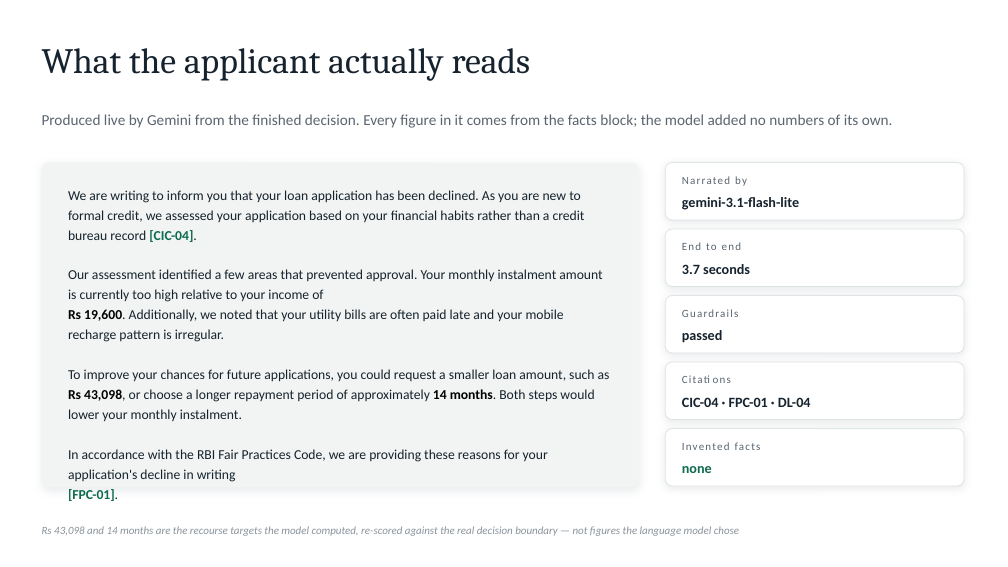
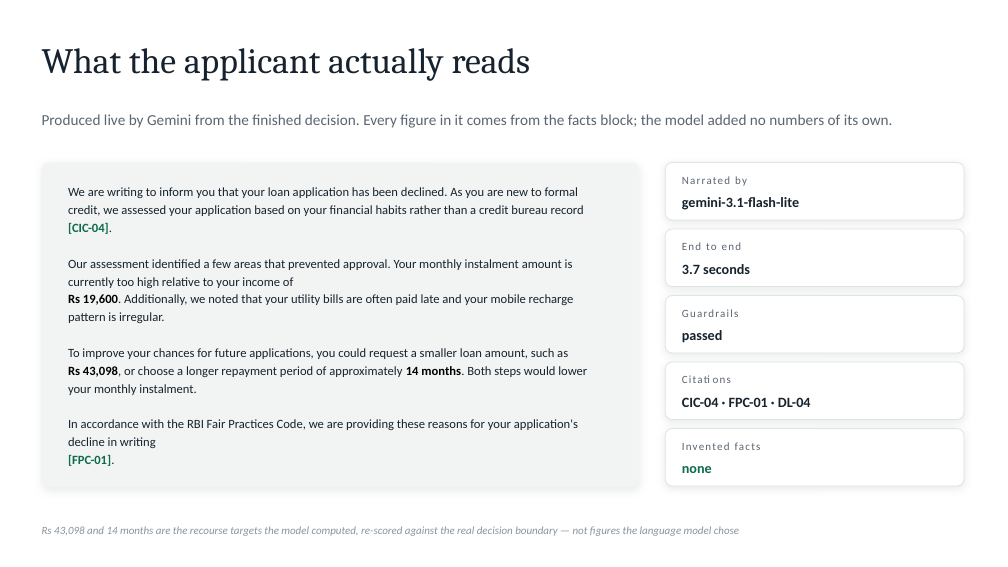
Before and after one commit to Nishantttt-ui/pratyaya, a slide deck: slide 22 of docs/Pratyaya-Synchrony-Hackathon.pptx. Drawn at 1008x567 pixels with LibreOffice and Linux fonts; fonts in the diff are those of the drawing. Boxes give left, top, right and bottom in pixels: in the first picture for what was removed or moved away, otherwise in the second. Text is boxed around its words. In the diff, an @@ line names an element or a change of style, - is before the commit and + after.

Commit message:
Fix seven rendering defects found by viewing the deck
Rendered all 33 slides through PowerPoint to PDF and rasterised them,
which surfaced defects that coordinate arithmetic could not:

- Consent-flow slide printed raw hex colour codes ("E3F0E9", "FFFFFF")
  as body text: the fill value was passed in the subtitle argument.
- SHAP contribution chart drew bars from a cumulative baseline, so a
  -0.19 contribution rendered to the right of zero, the opposite of
  what the slide's own subtitle promises. Bars are now anchored at zero.
- Mitigation scatter placed labels by an alternating rule that put
  "Alternative data" on top of "CorrelationRemover", dropped
  "ExponentiatedGradient" onto the x-axis, and used arrow glyphs the
  deck font renders as empty boxes. Labels are now hand-placed and the
  axis directions are spelled out.
- Mitigation table was overlapped by its takeaway callout, slicing the
  last row in half. Table and callouts re-spaced.
- Applicant notice overflowed its card and ran into the footnote.
- Real-data annotation was drawn behind the bars and chopped into
  unreadable fragments; the slide's takeaway already carries the point.
- Red-team legend sat on the final recall point and its 0.60 label.

Also: test count corrected to the measured 136 at 88% coverage (was
103/89%), commit count dropped rather than left stale, byline added to
the cover and closing slides, and a security icon replaced with a glyph
that renders. Office lock file removed from the repo and gitignored.

```diff
--- a/docs/Pratyaya-Synchrony-Hackathon.pptx
+++ b/docs/Pratyaya-Synchrony-Hackathon.pptx
@@ text "We are writing to inform ..." at (68, 187, 587, 466): size 13 to 12 pt; line spacing 19pt to 17pt @@
```
Also in this commit, not shown: 8 other slides changed, 9 other files.
